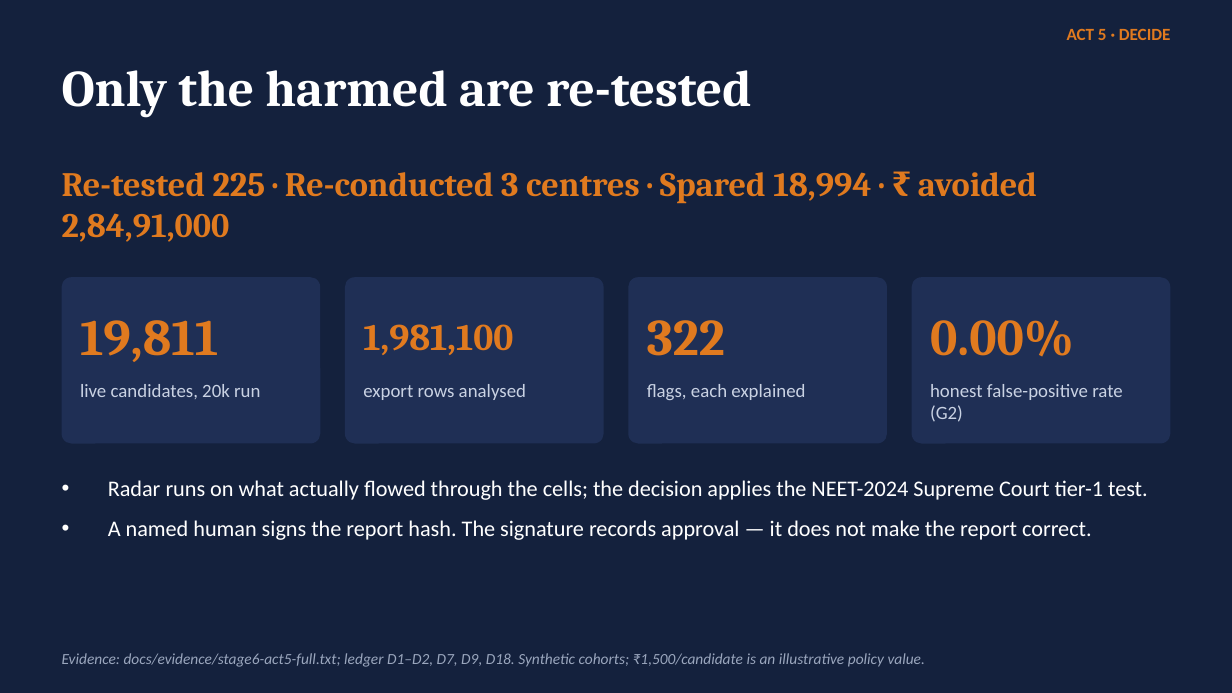
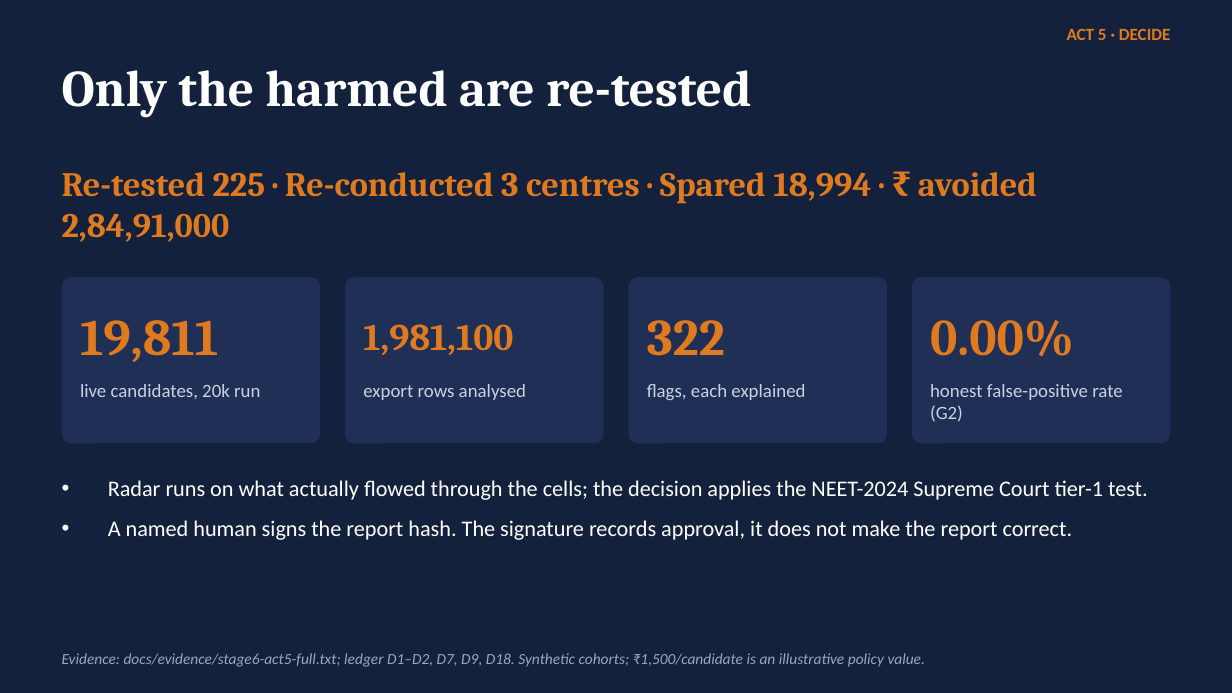
Before and after one commit to anirudh12032008/saakshi, a slide deck: slide 9 of docs/deck/saakshi.pptx. Drawn at 1232x693 pixels with LibreOffice and Linux fonts; fonts in the diff are those of the drawing. Boxes give left, top, right and bottom in pixels: in the first picture for what was removed or moved away, otherwise in the second. Text is boxed around its words. In the diff, an @@ line names an element or a change of style, - is before the commit and + after.

Commit message:
docs: solution presentation PDF, plain wording, no em dashes

```diff
--- a/docs/deck/saakshi.pptx
+++ b/docs/deck/saakshi.pptx
@@ text at (108,520,1073,540): text changed @@
-• A named human signs the report hash. The signature records approval — it does not make the report correct.
+• A named human signs the report hash. The signature records approval, it does not make the report correct.
```
Also in this commit, not shown: 7 other slides changed, 2 other files.
